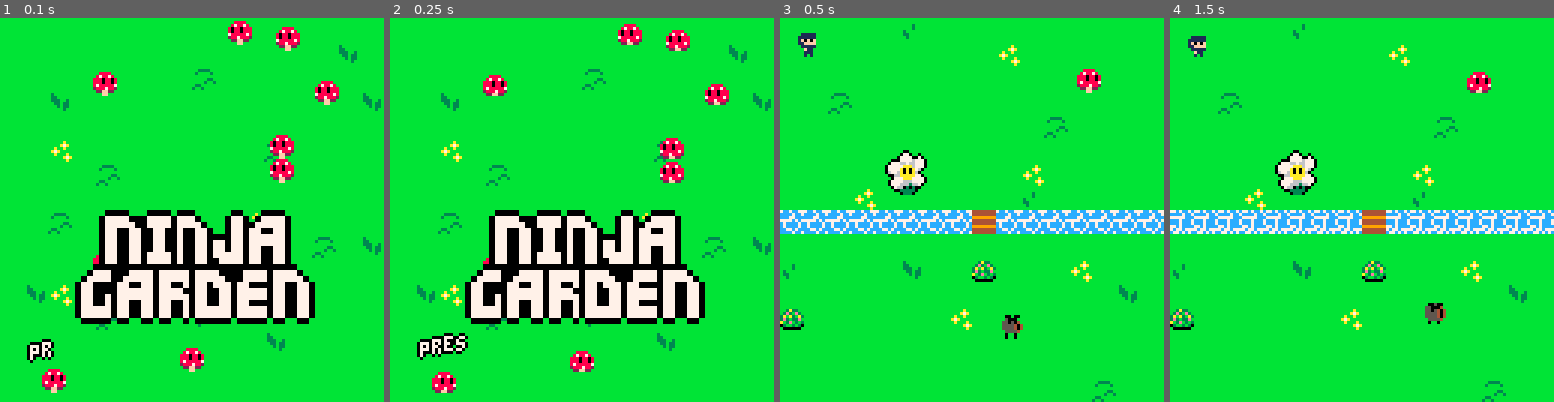
Above: before the commit, frames 1-4 (left to right).
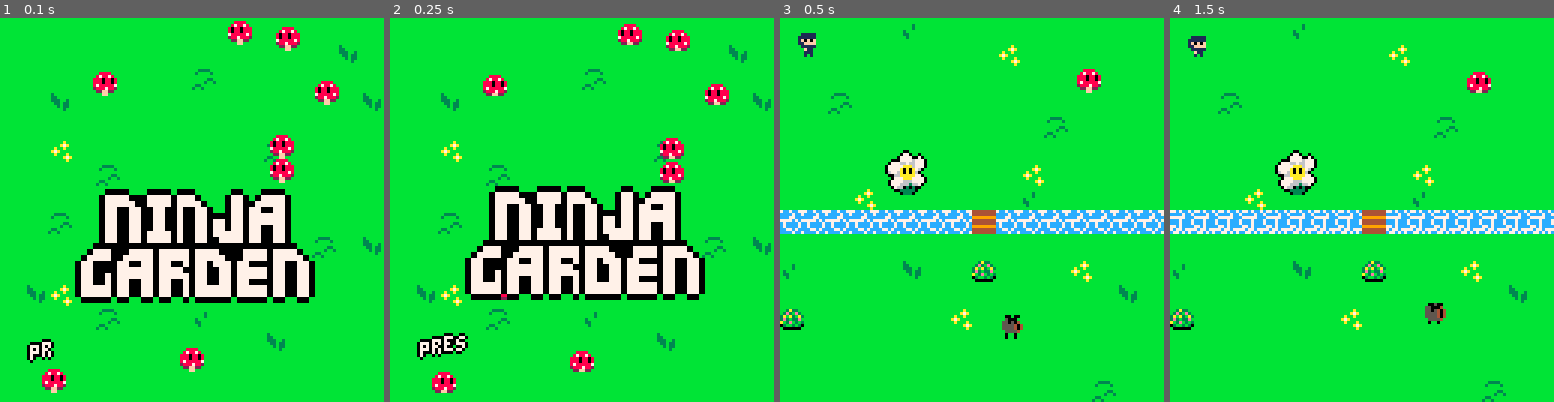
Above: after the commit, the same moments.

Repository: SnoozeTime/Spring2D_2025
Game: PICO-8 cartridge spring.p8
Two runs of this game, one before a commit and one after it. Both use one fixed random seed, a clock stepped at 60 frames per second and the inputs below.
Inputs:
- Up to frame 1 (0.1 s): no input
- Up to frame 2 (0.25 s): no input
- Up to frame 3 (0.5 s): tap X (X key) at 0.33 s
- Up to frame 4 (1.5 s): tap O (Z key) at 0.7 s; tap X (X key) at 1.07 s

The runs differ from the first frame. In frame 1, 11% of the frame differs, in the area x 19-83%, y 44-80%; in frame 2, 13%, in the area x 19-83%, y 43-80%; in frame 3, nothing differs; in frame 4, nothing differs.

Commit message:
Don't spawn shrooms on flowers

Diff:
--- a/game.lua
+++ b/game.lua
@@ -33,10 +33,22 @@
            pos = {x = level_desc.start_pos[1], y = level_desc.start_pos[2]},
            bounds = {w = 128, h = 128},
          }
+
+  state.roses = {}
+  local rose_grid_keys = {}
+  for i=1,level_desc.roses do
+    local r = rose:new{
+      pos = {x = flr(rnd(120-rose.SIZE)), y = flr(rnd(120-rose.SIZE))},
+    }
+    add(state.roses, r)
+    rose_grid_keys[state.shroom_grid:key(r:center())] = true
+  end
+
   for i=1,level_desc.mushrooms do
     while true do  -- please don't take too long lmao
       local pos = {x = flr(rnd(120)), y = flr(rnd(120))}
-      if state.shroom_grid:empty(pos) then
+      -- Don't overlap roses or other mushrooms
+      if not rose_grid_keys[state.shroom_grid:key(pos)] and state.shroom_grid:empty(pos) then
         state.shroom_grid:insert(pos, shroom:new{
           pos = pos,
         })
@@ -46,13 +58,6 @@
   end
 
   state.spores = {}
-
-  state.roses = {}
-  for i=1,level_desc.roses do
-    add(state.roses, rose:new{
-      pos = {x = flr(rnd(120-rose.SIZE)), y = flr(rnd(120-rose.SIZE))},
-    })
-  end
 
   state.vines = {}
   for i=1,level_desc.vines do
--- a/menu.lua
+++ b/menu.lua
@@ -3,6 +3,7 @@
 function menu_init()
     music(12)
     local state = {
+      t = 0,
       text = bubbletext("press x/o to start the game", {x=10, y=108}),
     }
     -- let's draw a bunch of mushrooms
@@ -33,6 +34,8 @@
         state.shrooms[i].anim:update()
     end
 
+    state.t += 1
+
     state.text:update()
 
     -- start the first level
@@ -58,7 +61,7 @@
 
     sp = 128
     sx, sy = (sp % 16) * 8, (sp \ 16) * 8
-    sspr(sx, sy, 8*5, 8*3, 25, 60, 8*5*2, 8*3*2)
+    sspr(sx, sy, 8*5, 8*3, 25, 55 + 5*sin(state.t/100), 8*5*2, 8*3*2)
     --spr(128, 56, 50, 5, 3)
     state.text:draw()
 end
